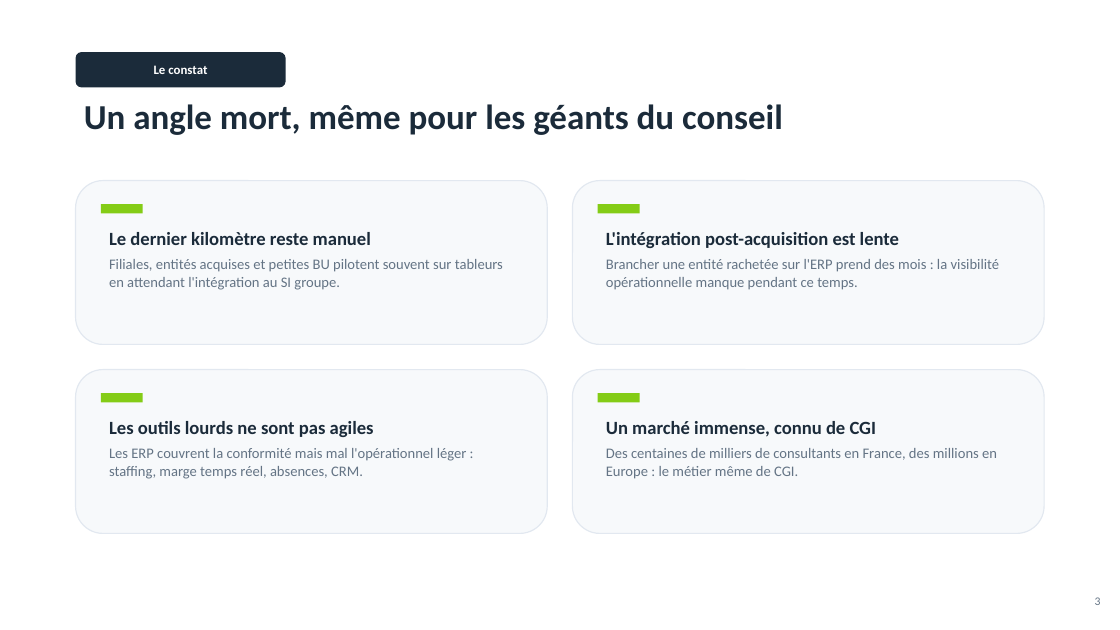
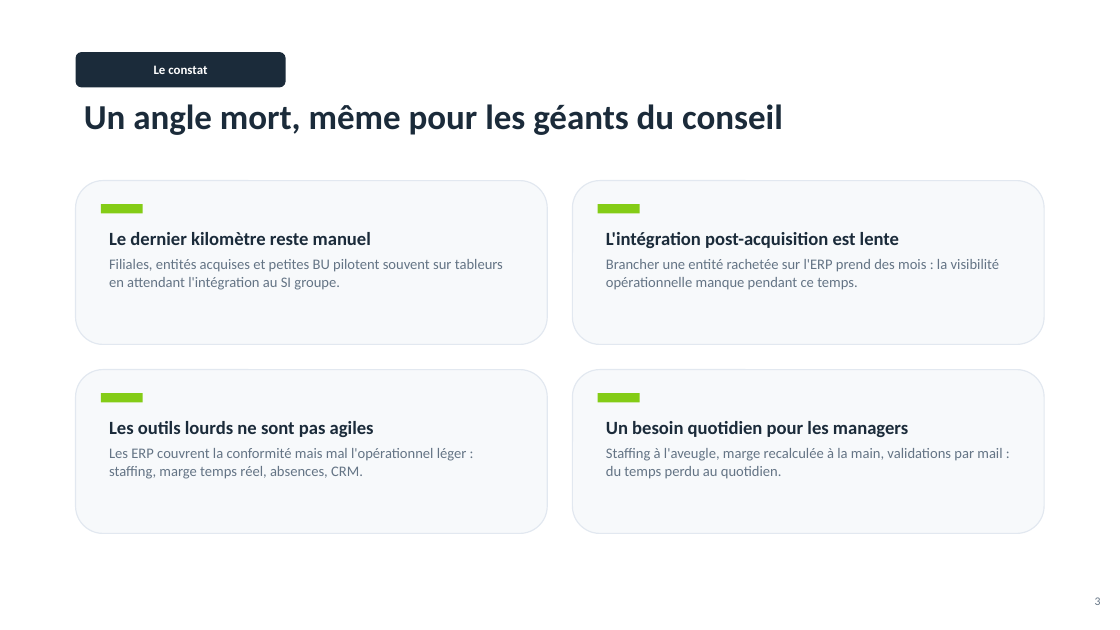
Before and after one commit to Charlesa6/esn-manager, a slide deck: slide 3 of deliverables/Konsilys_Pitch_CGI.pptx. Drawn at 1120x630 pixels with LibreOffice and Linux fonts; fonts in the diff are those of the drawing. Boxes give left, top, right and bottom in pixels: in the first picture for what was removed or moved away, otherwise in the second. Text is boxed around its words. In the diff, an @@ line names an element or a change of style, - is before the commit and + after.

```diff
--- a/deliverables/Konsilys_Pitch_CGI.pptx
+++ b/deliverables/Konsilys_Pitch_CGI.pptx
@@ text at [606, 421, 1002, 479]: text changed @@
-Un marché immense, connu de CGI
-Des centaines de milliers de consultants en France, des millions en Europe : le métier même de CGI.
+Un besoin quotidien pour les managers
+Staffing à l'aveugle, marge recalculée à la main, validations par mail : du temps perdu au quotidien.
```
Also in this commit, not shown: 9 other slides changed, 3 slides added, 3 slides removed, 5 other files.
